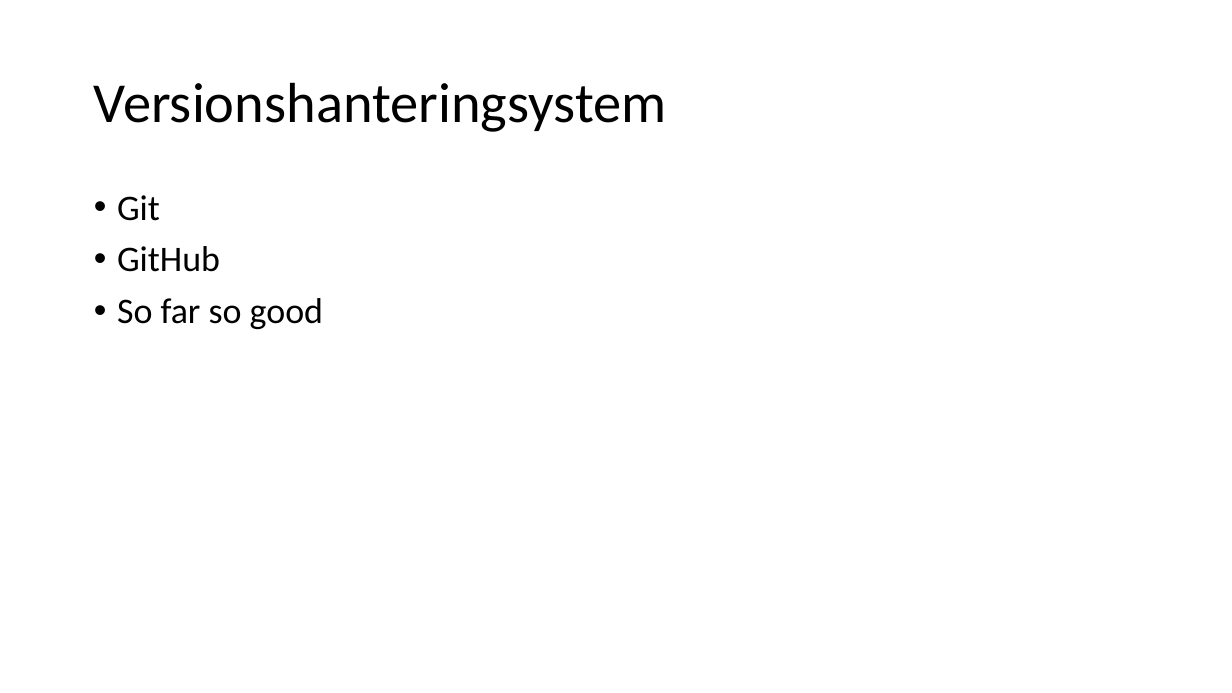
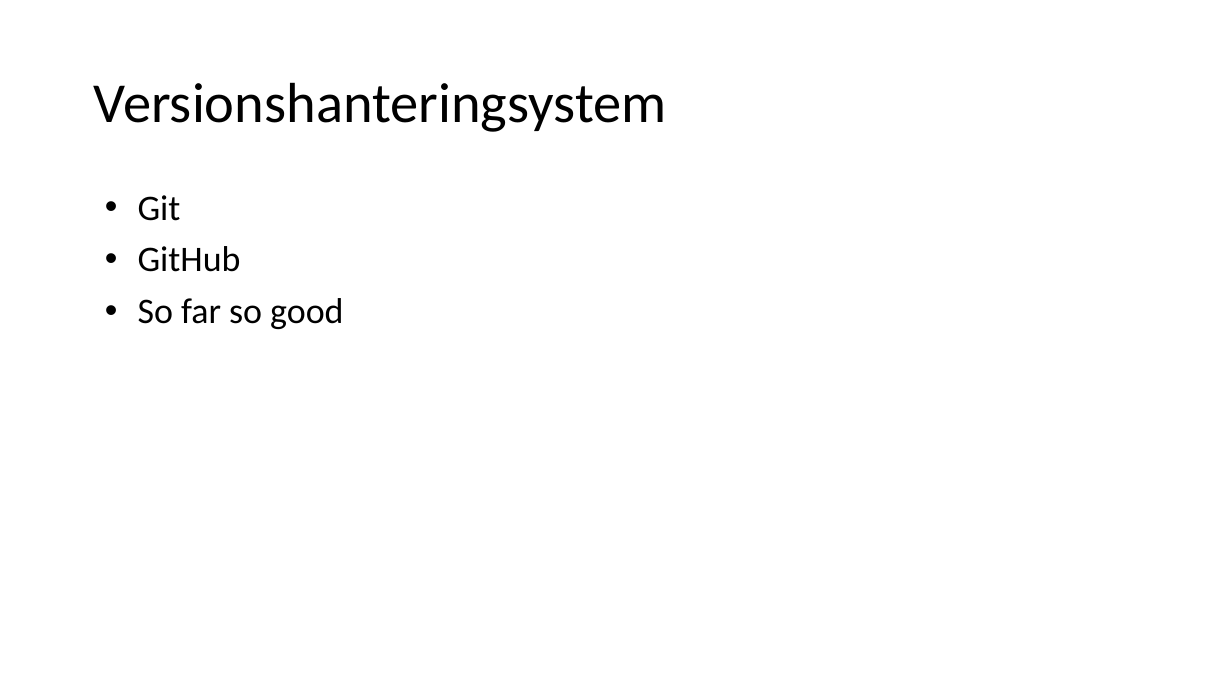
Before and after one commit to Pontussand/INTE2016Project, a slide deck: slide 2 of reports/red1.odp. Drawn at 1232x693 pixels with LibreOffice and Linux fonts; fonts in the diff are those of the drawing. Boxes give left, top, right and bottom in pixels: in the first picture for what was removed or moved away, otherwise in the second. Text is boxed around its words. In the diff, an @@ line names an element or a change of style, - is before the commit and + after.

```diff
--- a/reports/red1.odp
+++ b/reports/red1.odp
@@ text "Git" at (138, 195, 343, 329): indent changed @@
```
Also in this commit, not shown: 2 other slides changed, 1 slide added, 1 slide removed.
